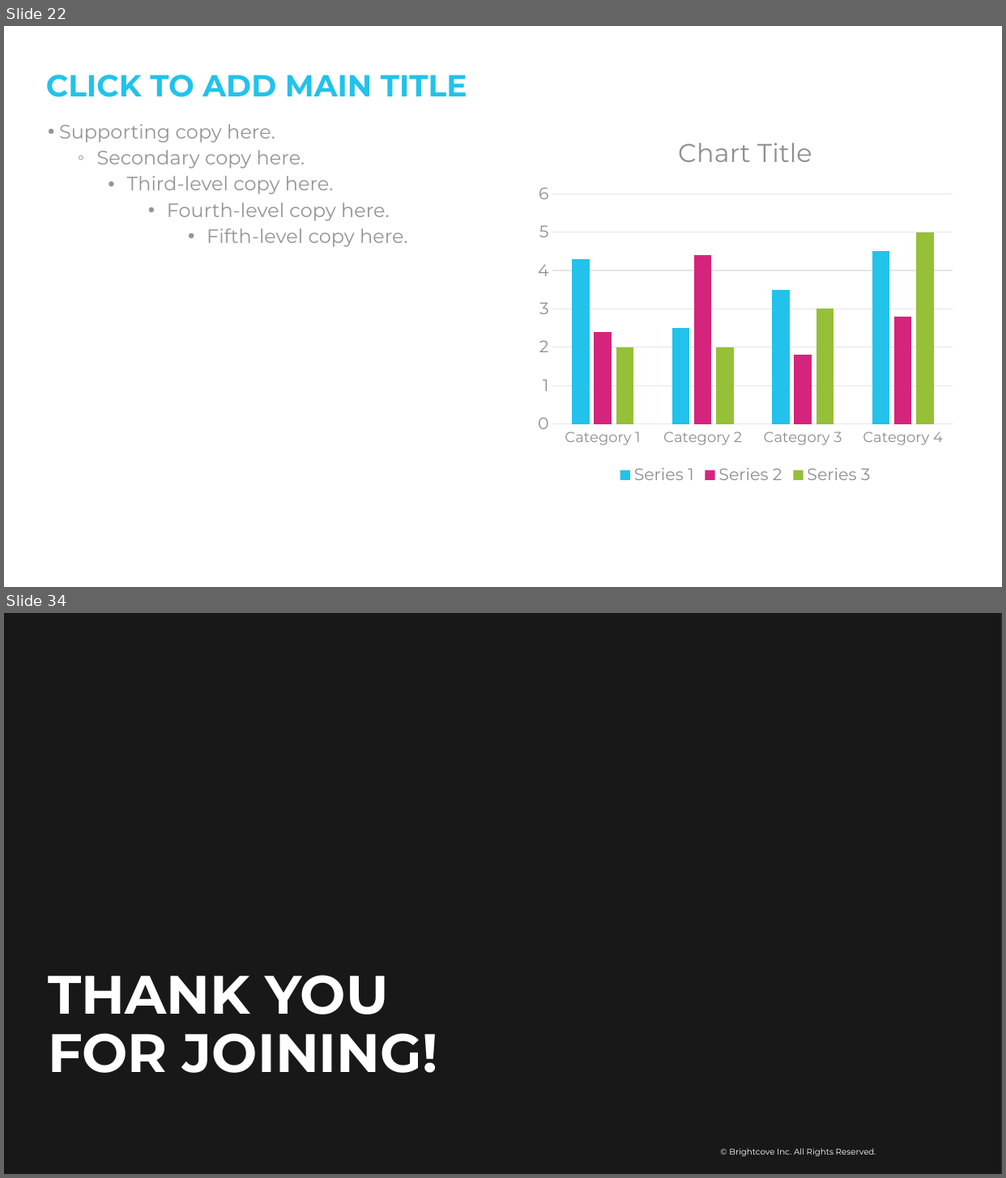
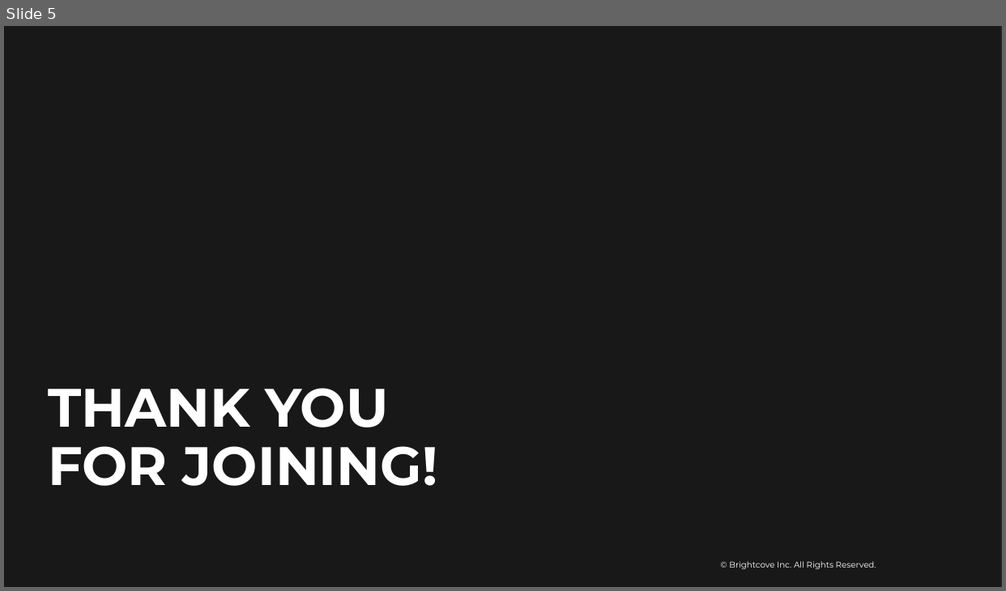
Before and after one commit to BrightcoveLearning/BCL-LearningSamples, a slide deck: _beacon-self-service/documentation-plan2.pptx. Shown one above the other, each under a label of ours: slides 22 and 34 before the commit, slide 5 after it; the slides between them are not shown. The pictures are 1006x1178 and 1006x591 pixels, drawn with LibreOffice and Linux fonts; fonts in the diff are those of the drawing; background and template pictures are left out; a plain dark background stands for a picture behind light text. Boxes give left, top, right and bottom in pixels: in the first picture for what was removed or moved away, otherwise in the second. Text is boxed around its words. In the diff, an @@ line names an element or a change of style, - is before the commit and + after.

```diff
--- a/_beacon-self-service/documentation-plan2.pptx
+++ b/_beacon-self-service/documentation-plan2.pptx
@@ slide 22 removed at <box>4,26,1002,587</box>, background #FFFFFF @@
@@ title removed at <box>46,75,467,97</box> @@
-CLICK TO ADD MAIN TITLE
@@ column chart removed at <box>529,117,961,489</box> @@
-categories: Category 1, Category 2, Category 3, Category 4
-Series 1: 4.3, 2.5, 3.5, 4.5
-Series 2: 2.4, 4.4, 1.8, 2.8
-Series 3: 2, 2, 3, 5
@@ text removed at <box>59,124,408,247</box> @@
-• Supporting copy here.
-  ◦ Secondary copy here.
-    • Third-level copy here.
-      • Fourth-level copy here.
-        • Fifth-level copy here.
@@ what was slide 34 is now slide 5 @@
```
Also in this commit, not shown: 28 other slides removed, 2 other files.
